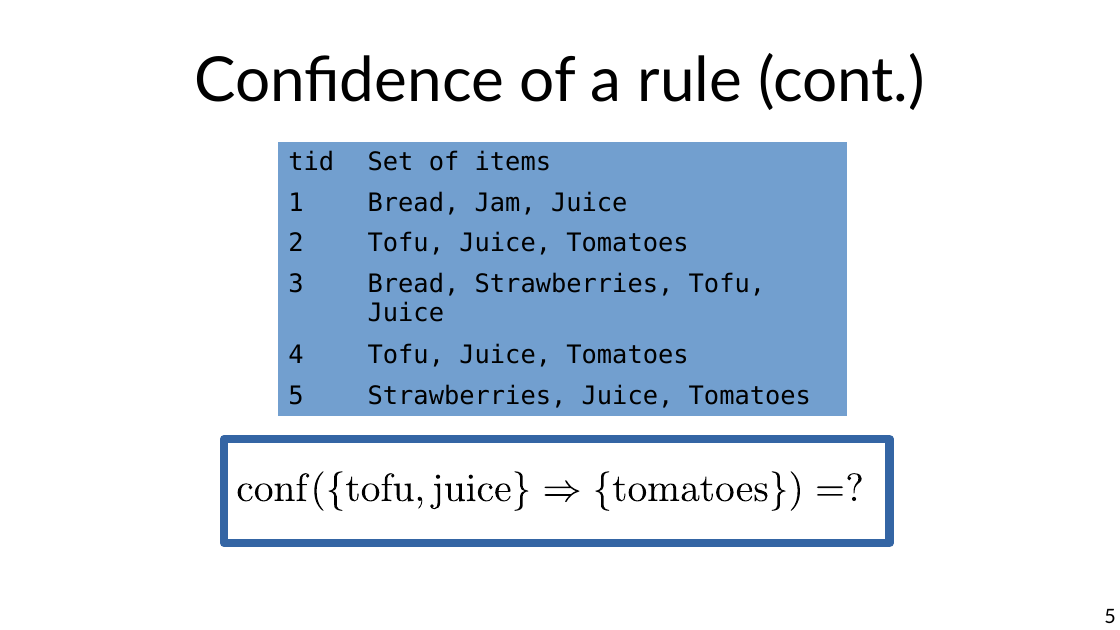
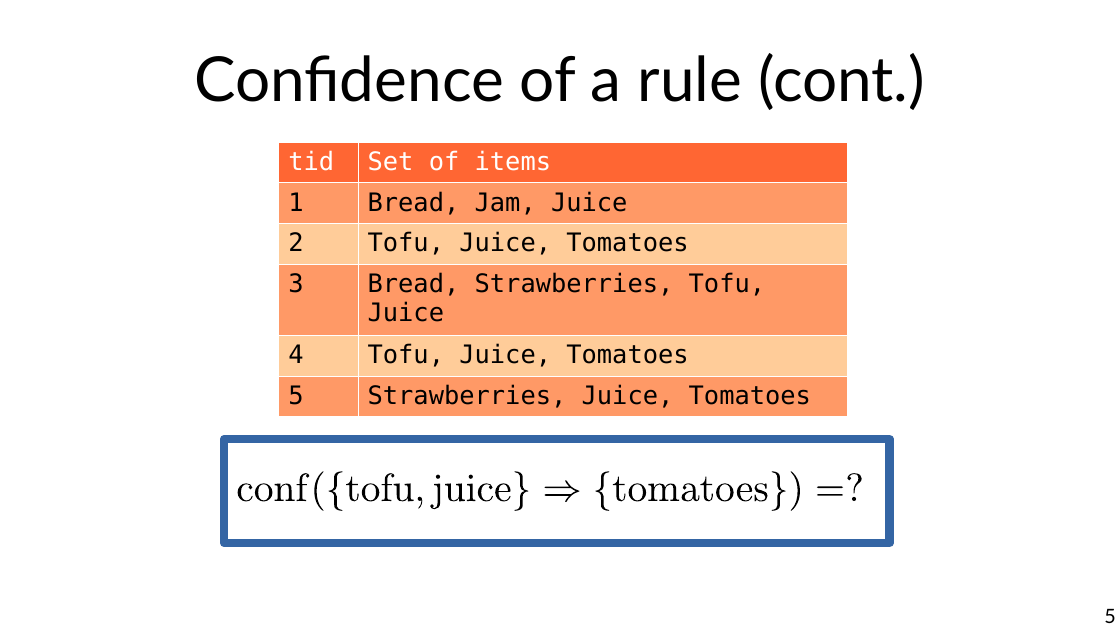
Before and after one commit to chatox/data-mining-course, a slide deck: slide 5 of theory/tt12_association_rules.odp. Drawn at 1120x630 pixels with LibreOffice and Linux fonts; fonts in the diff are those of the drawing. Boxes give left, top, right and bottom in pixels: in the first picture for what was removed or moved away, otherwise in the second. Text is boxed around its words. In the diff, an @@ line names an element or a change of style, - is before the commit and + after.

```diff
--- a/theory/tt12_association_rules.odp
+++ b/theory/tt12_association_rules.odp
@@ table at box(278, 142, 847, 412) @@
@@ fill #729FCF to #FF6633 in row 1 @@
@@ fill #729FCF to #FF9966 in 6 cells @@
@@ fill #729FCF to #FFCC99 in 4 cells @@
@@ text colour #000000 to #FFFFFF in "tid", "Set of items" @@
@@ borders changed @@
```
Also in this commit, not shown: 5 other slides changed, 6 other files.
